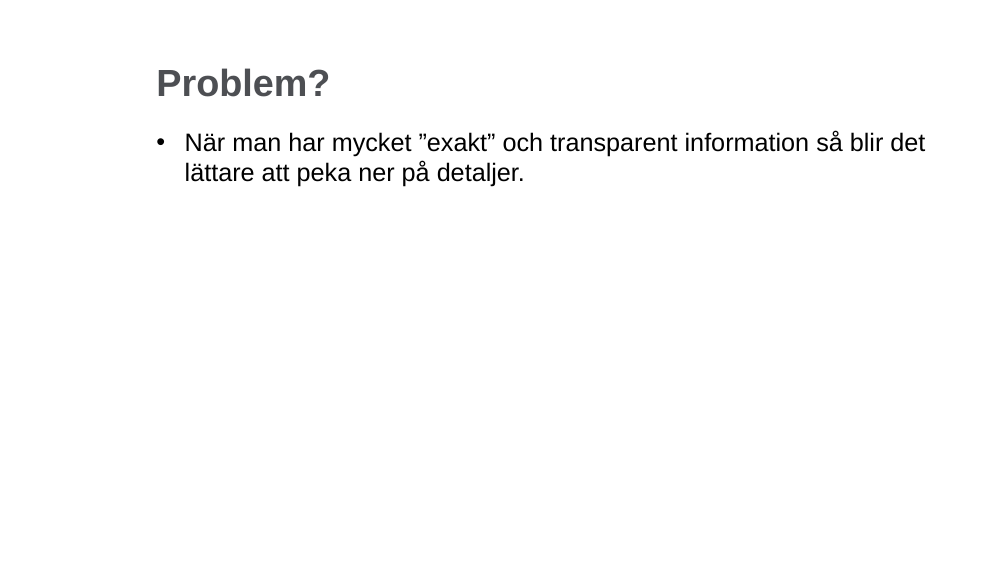
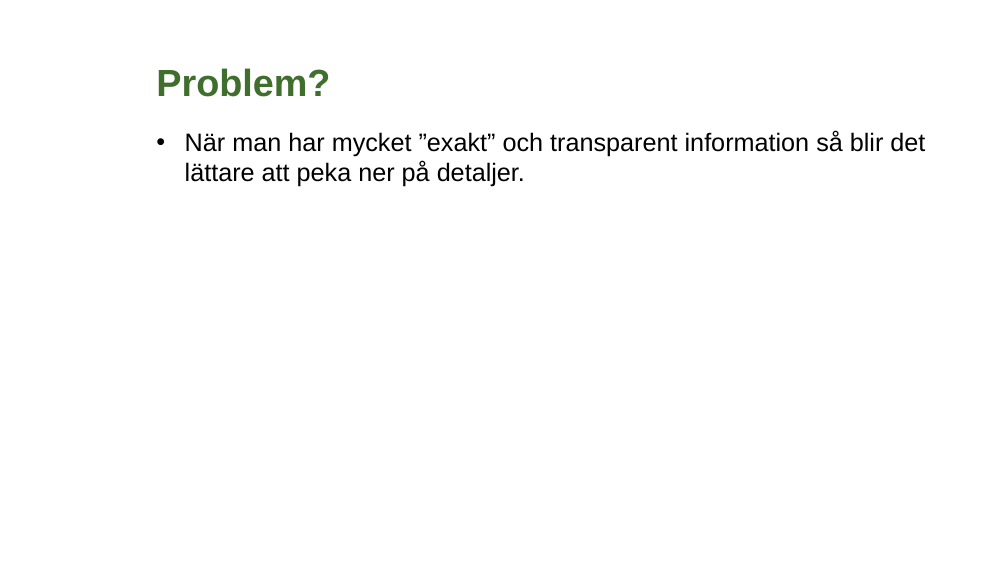
Before and after one commit to lundopendata/relativnarhet, a slide deck: slide 11 of RelativNarhetGeodatasamverkan2018.pptx (slide 10 before the commit). Drawn at 1008x567 pixels with LibreOffice and Linux fonts; fonts in the diff are those of the drawing; background and template pictures are left out. Boxes give left, top, right and bottom in pixels: in the first picture for what was removed or moved away, otherwise in the second. Text is boxed around its words. In the diff, an @@ line names an element or a change of style, - is before the commit and + after.

```diff
--- a/RelativNarhetGeodatasamverkan2018.pptx
+++ b/RelativNarhetGeodatasamverkan2018.pptx
@@ title "Problem?" at (156,68,330,97): text colour #4D4F53 to #3F6E2D @@
```
Also in this commit, not shown: 10 other slides changed, 3 slides added.
